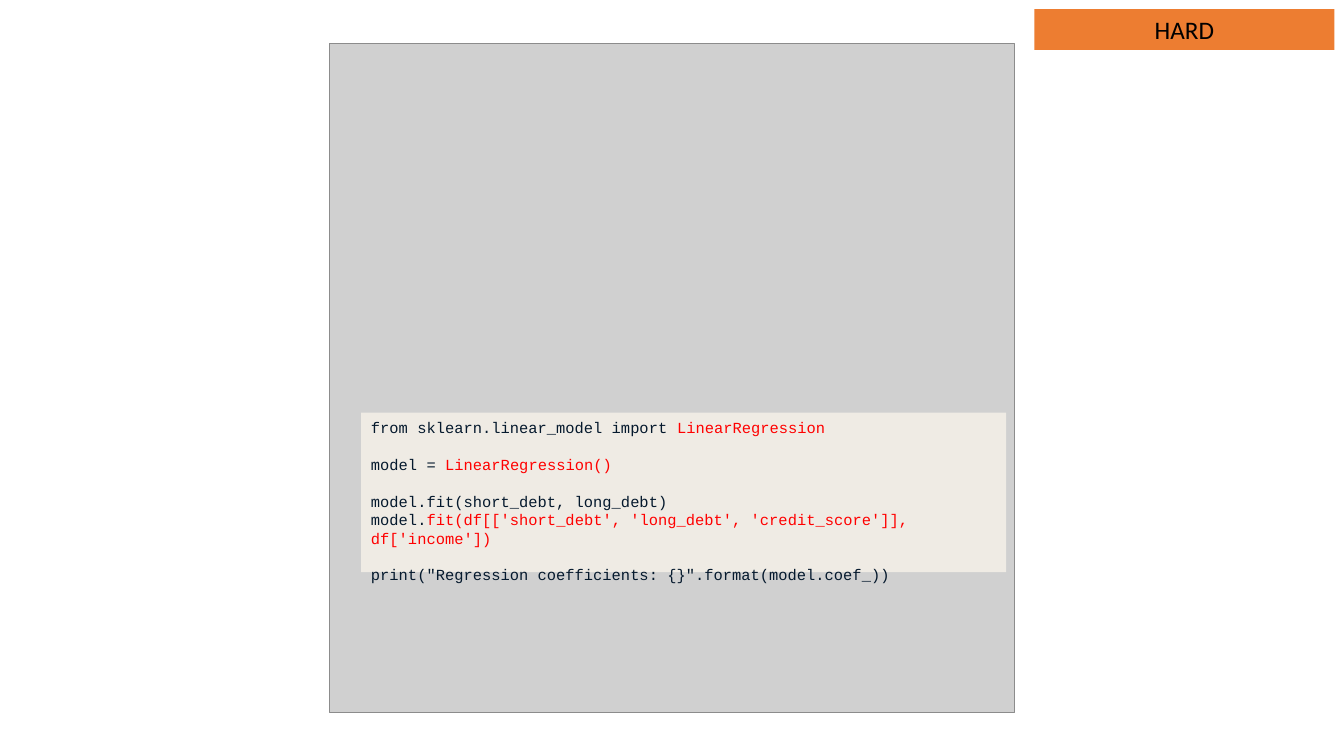
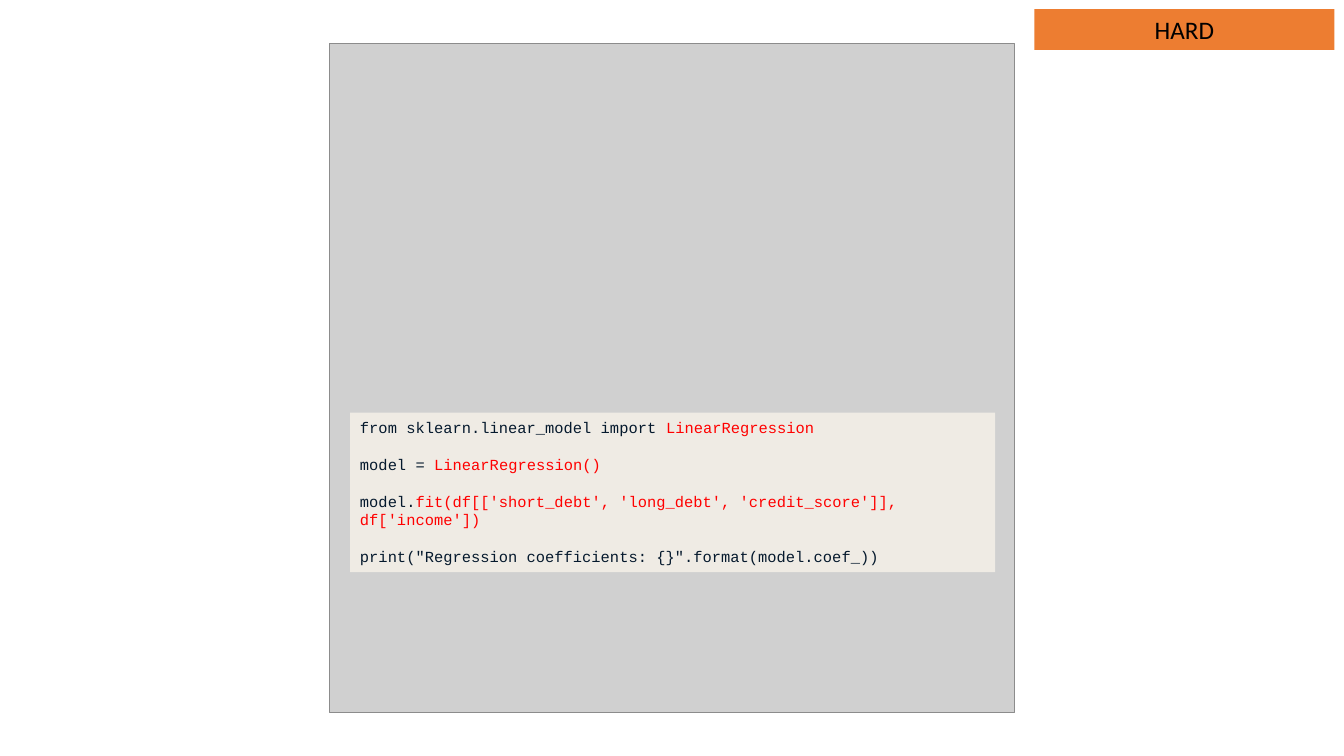
Before and after one commit to JNYH/DataCamp_Assessment, a slide deck: slide 49 of Model_Development.pptx (slide 47 before the commit). Drawn at 1344x756 pixels with LibreOffice and Linux fonts; fonts in the diff are those of the drawing; grey boxes stand for pictures. Boxes give left, top, right and bottom in pixels: in the first picture for what was removed or moved away, otherwise in the second. Text is boxed around its words. In the diff, an @@ line names an element or a change of style, - is before the commit and + after.

```diff
--- a/Model_Development.pptx
+++ b/Model_Development.pptx
@@ rectangle "from sklearn.linear_model import LinearRegression": place and size @@
-rectangle "from sklearn.linear_model import LinearRegression" at [361,412,1006,572]
+rectangle "from sklearn.linear_model import LinearRegression" at [350,412,995,572]
@@ text in rectangle at [371,496,668,511]: paragraph removed @@
-model.fit(short_debt, long_debt)
```
Also in this commit, not shown: 6 other slides changed, 4 slides added, 1 other file.
